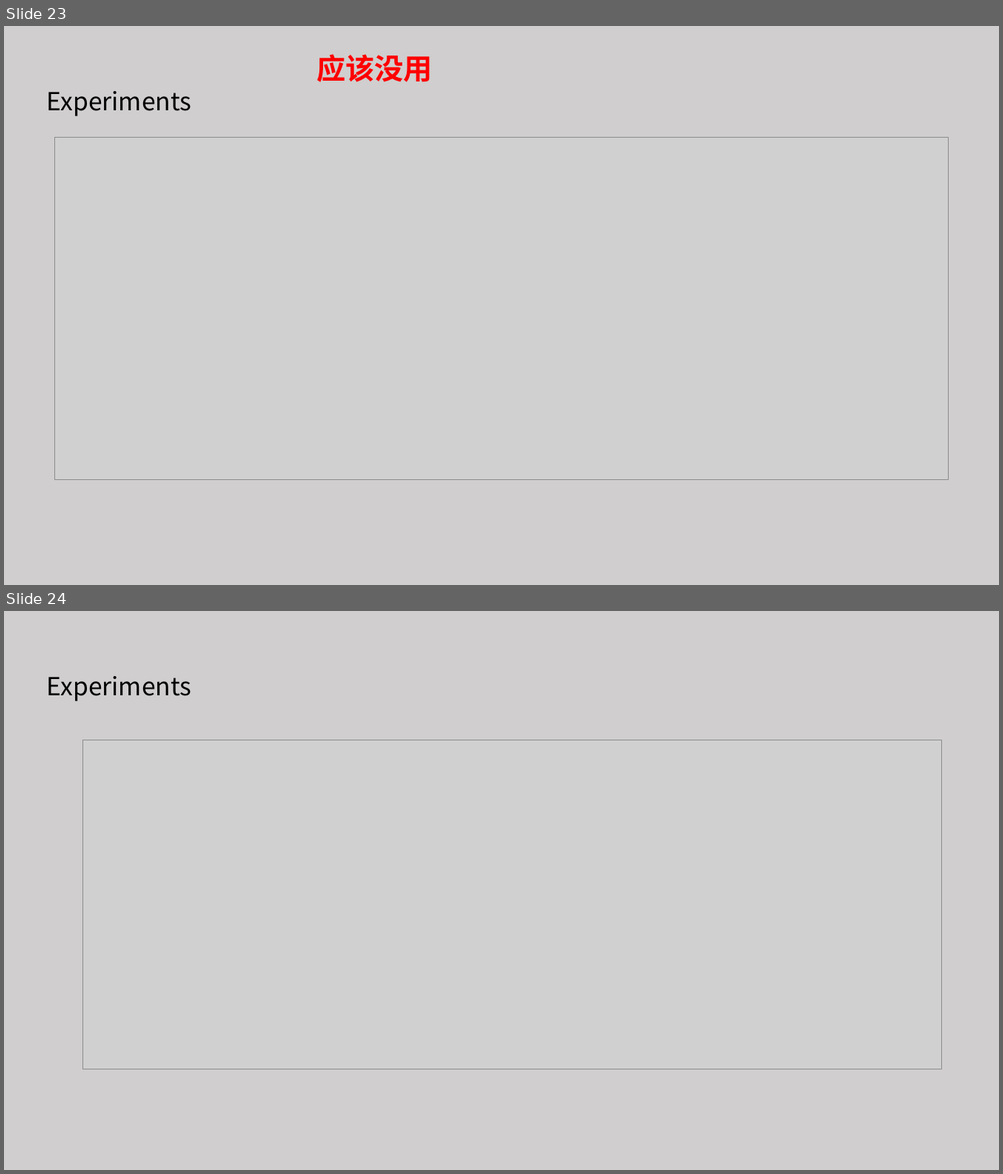
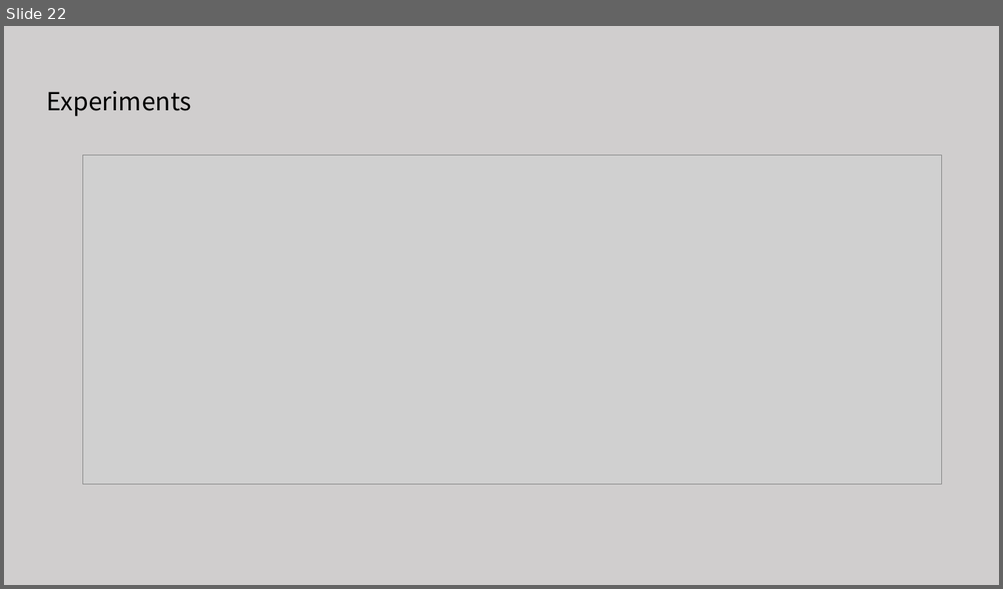
Before and after one commit to tianzhuwei/PPT, a slide deck: Approximate Closest Community Search in Networks.pptx. Shown one above the other, each under a label of ours: slides 23 and 24 before the commit, slide 22 after it. The pictures are 1003x1174 and 1003x589 pixels, drawn with LibreOffice and Linux fonts; fonts in the diff are those of the drawing; grey boxes stand for pictures. Boxes give left, top, right and bottom in pixels: in the first picture for what was removed or moved away, otherwise in the second. Text is boxed around its words. In the diff, an @@ line names an element or a change of style, - is before the commit and + after.

```diff
--- a/Approximate Closest Community Search in Networks.pptx
+++ b/Approximate Closest Community Search in Networks.pptx
@@ slide 23 removed at bbox=[4, 26, 999, 585], background #D0CECE @@
@@ text removed at bbox=[316, 54, 432, 82] @@
-应该没用
@@ text removed at bbox=[47, 91, 191, 116] @@
-Experiments
@@ picture removed at bbox=[55, 137, 948, 480] @@
@@ what was slide 24 is now slide 22 @@
```
Also in this commit, not shown: 2 slides changed, 3 slides added, 4 other slides removed.
